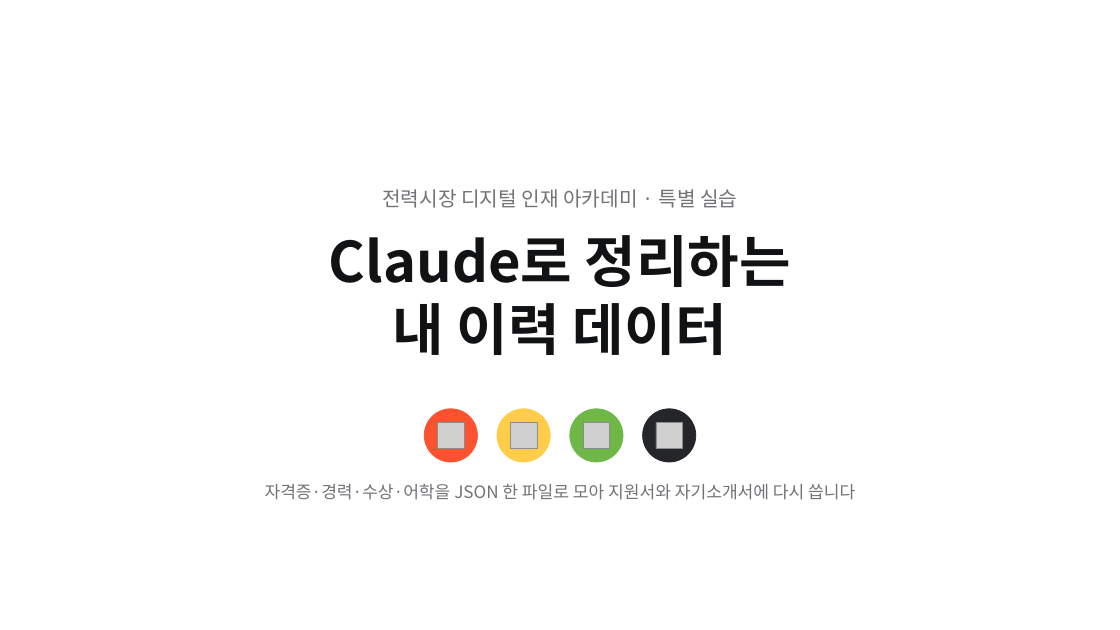
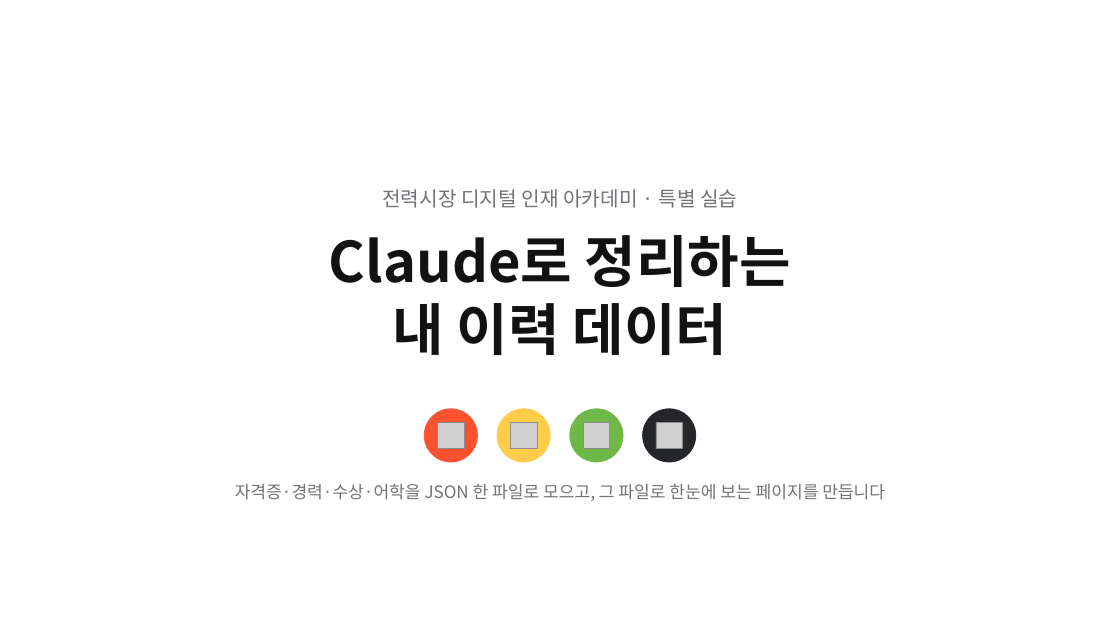
Before and after one commit to pa3757/KPX_knewdeal, a slide deck: slide 1 of instructor/특별실습_Claude_이력JSON.pptx. Drawn at 1120x630 pixels with LibreOffice and Linux fonts; fonts in the diff are those of the drawing; grey boxes stand for pictures; background and template pictures are left out. Boxes give left, top, right and bottom in pixels: in the first picture for what was removed or moved away, otherwise in the second. Text is boxed around its words. In the diff, an @@ line names an element or a change of style, - is before the commit and + after.

```diff
--- a/instructor/특별실습_Claude_이력JSON.pptx
+++ b/instructor/특별실습_Claude_이력JSON.pptx
@@ text at <box>235,484,885,501</box>: text changed @@
-자격증·경력·수상·어학을 JSON 한 파일로 모아 지원서와 자기소개서에 다시 씁니다
+자격증·경력·수상·어학을 JSON 한 파일로 모으고, 그 파일로 한눈에 보는 페이지를 만듭니다
```
Also in this commit, not shown: 8 other slides changed, 3 slides added, 35 other files.
